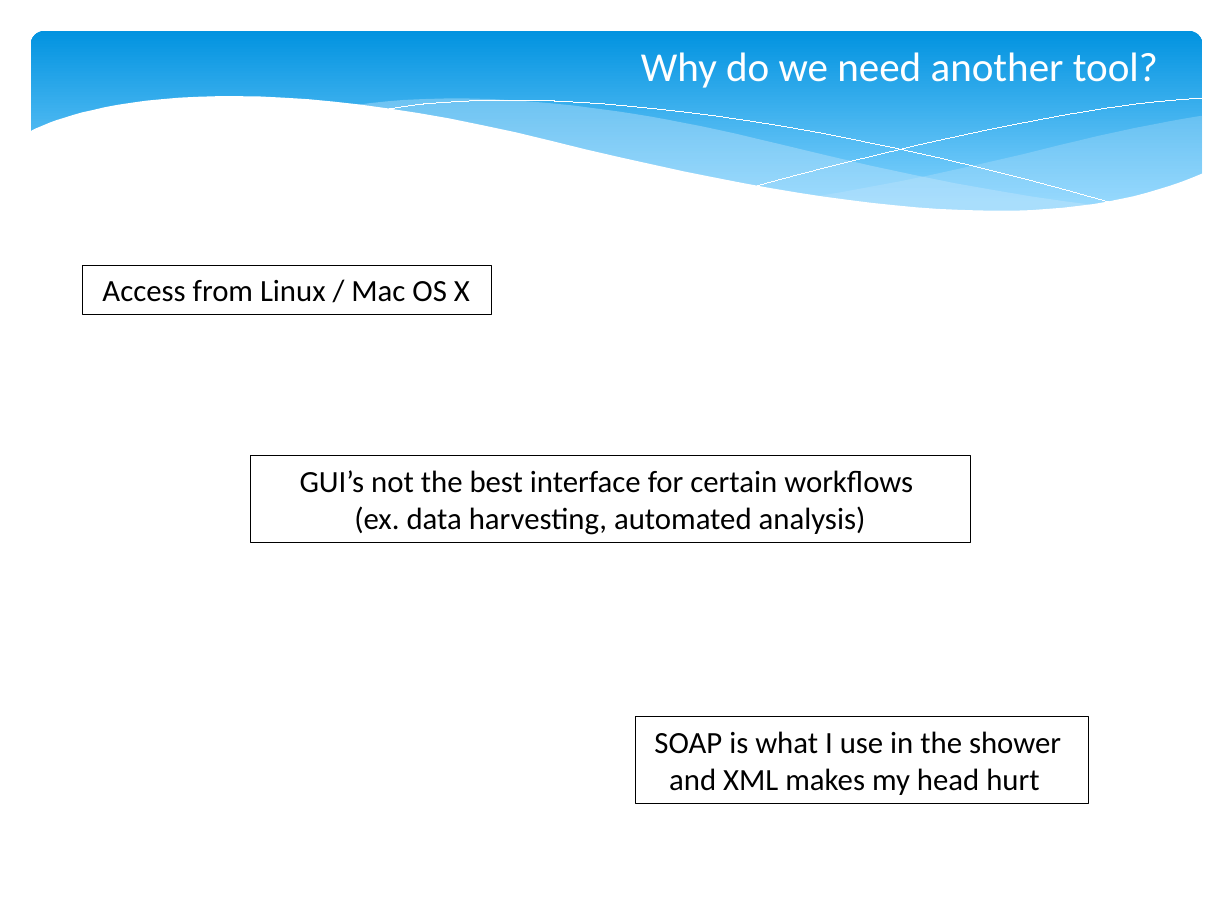
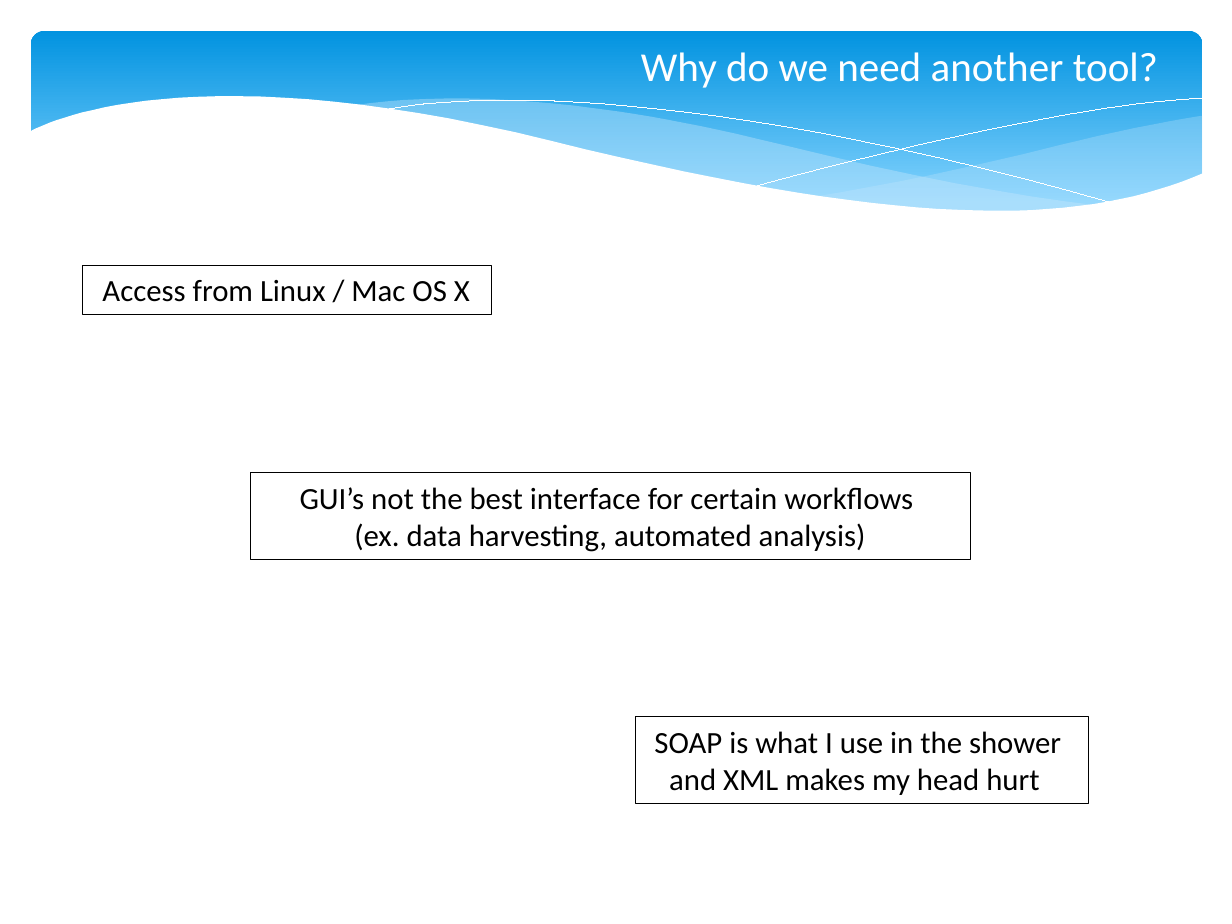
Before and after one commit to ulmo-dev/ulmo, a slide deck: slide 3 of docs/tutorial/tutorial_intro.pptx. Drawn at 1232x924 pixels with LibreOffice and Linux fonts; fonts in the diff are those of the drawing; background and template pictures are left out. Boxes give left, top, right and bottom in pixels: in the first picture for what was removed or moved away, otherwise in the second. Text is boxed around its words. In the diff, an @@ line names an element or a change of style, - is before the commit and + after.

```diff
--- a/docs/tutorial/tutorial_intro.pptx
+++ b/docs/tutorial/tutorial_intro.pptx
@@ rectangle "GUI’s not the best interface ...": place and size @@
-rectangle "GUI’s not the best interface ..." at (250, 456, 971, 543)
+rectangle "GUI’s not the best interface ..." at (250, 472, 971, 559)
```
Also in this commit, not shown: 2 other slides changed, 1 slide added, 1 slide removed.
